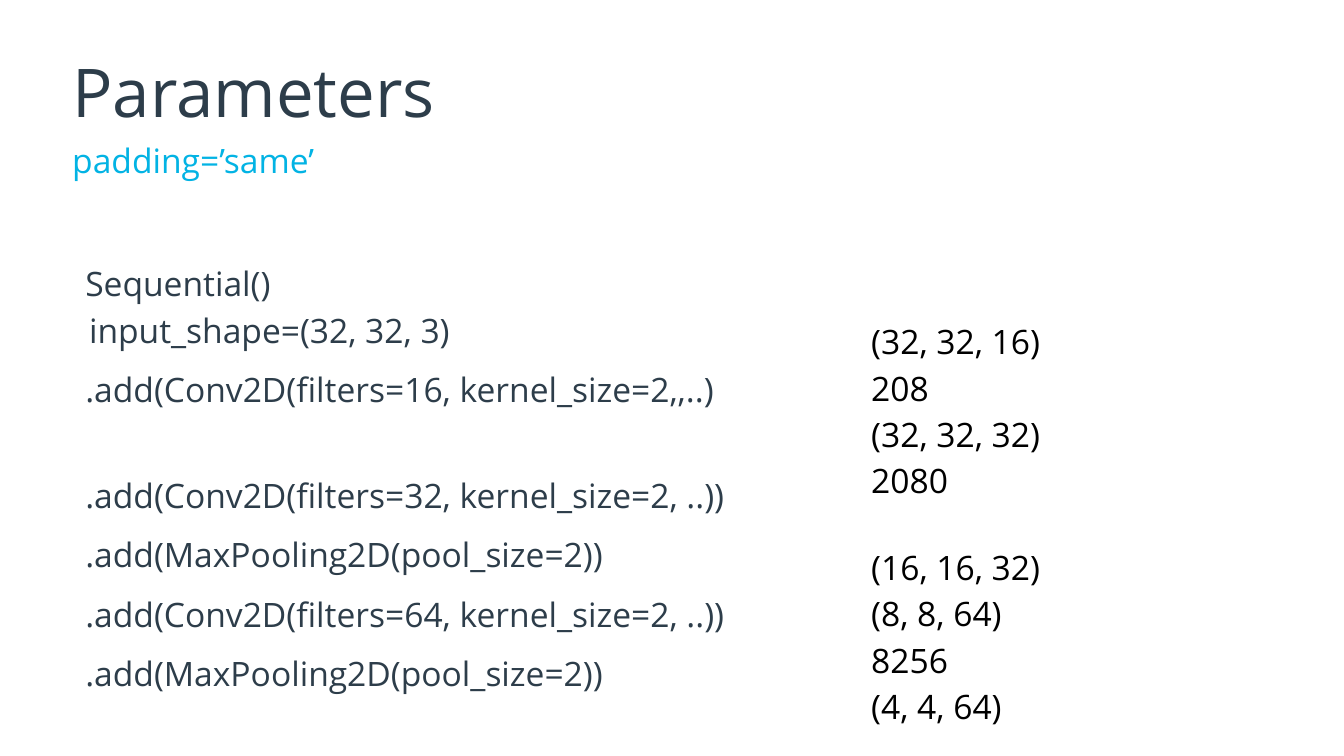
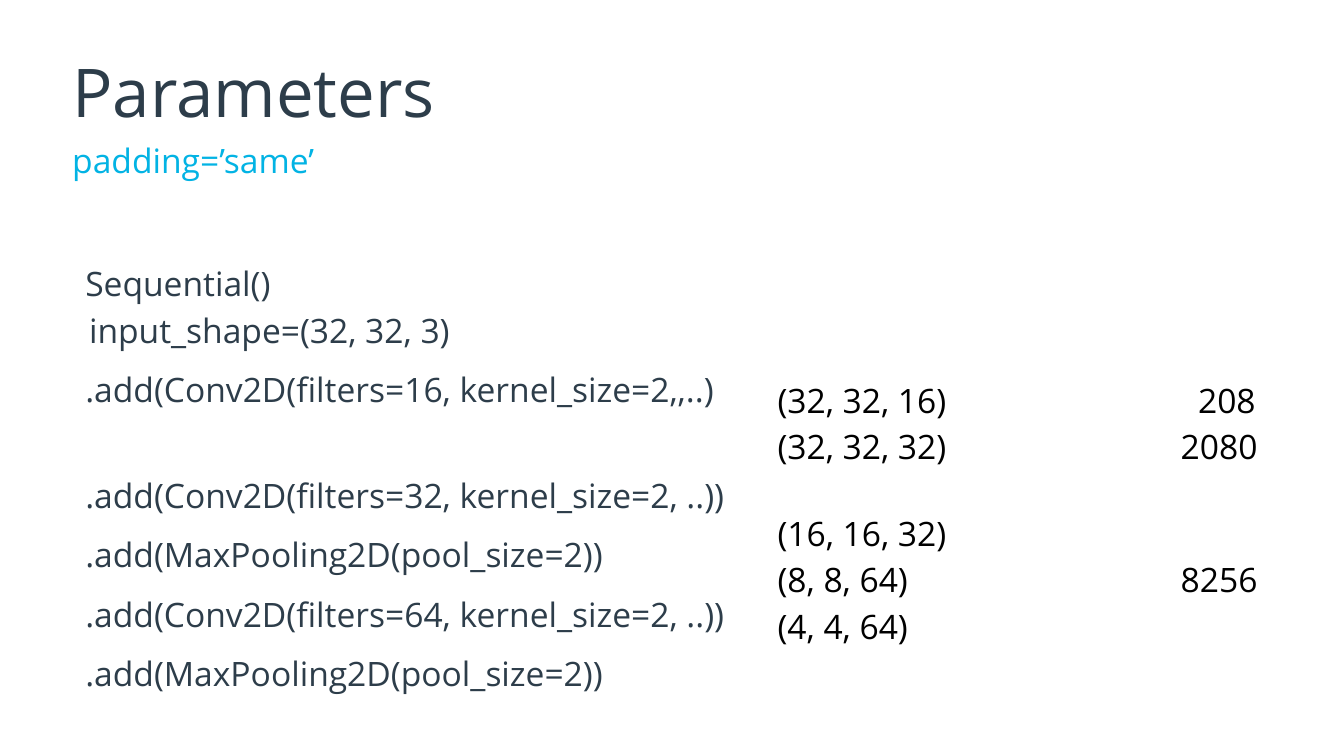
Before and after one commit to lvibb/sandbox, a slide deck: slide 10 of mlnd/Session 12.pptx. Drawn at 1344x756 pixels with LibreOffice and Linux fonts; fonts in the diff are those of the drawing. Boxes give left, top, right and bottom in pixels: in the first picture for what was removed or moved away, otherwise in the second. Text is boxed around its words. In the diff, an @@ line names an element or a change of style, - is before the commit and + after.

```diff
--- a/mlnd/Session 12.pptx
+++ b/mlnd/Session 12.pptx
@@ text "(32, 32, 16) 208" rewrapped from (871,329,1040,725) to (778,388,1258,645) @@
```
Also in this commit, not shown: 6 other files.
